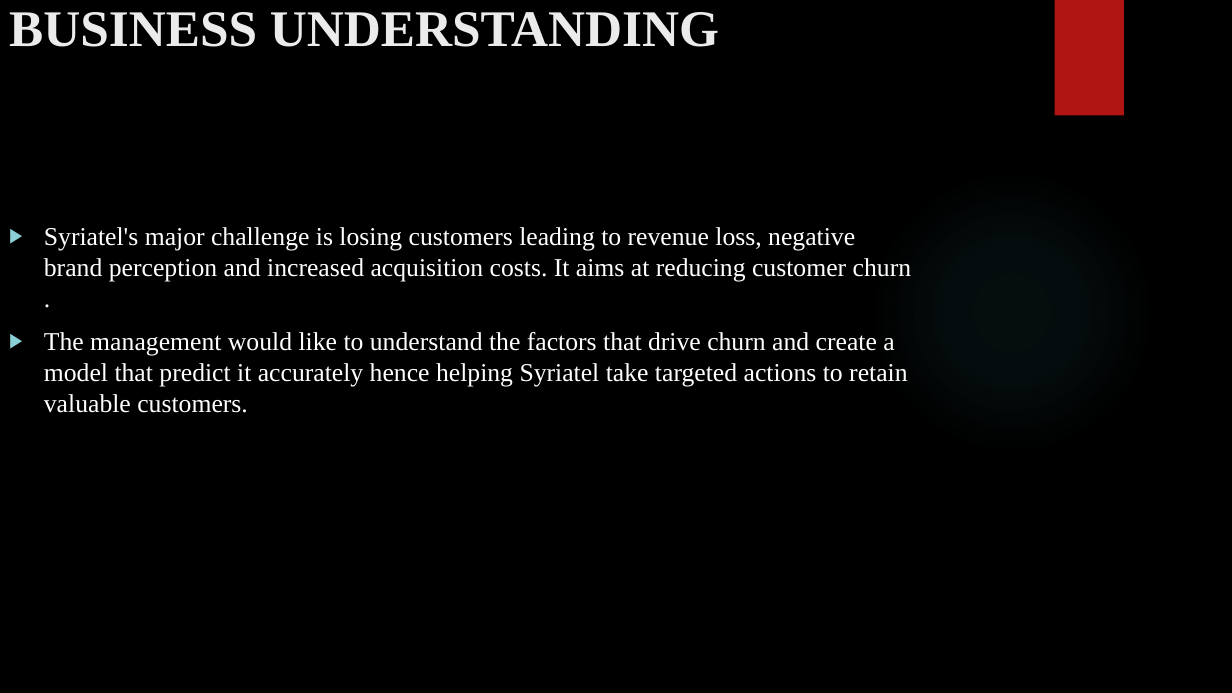
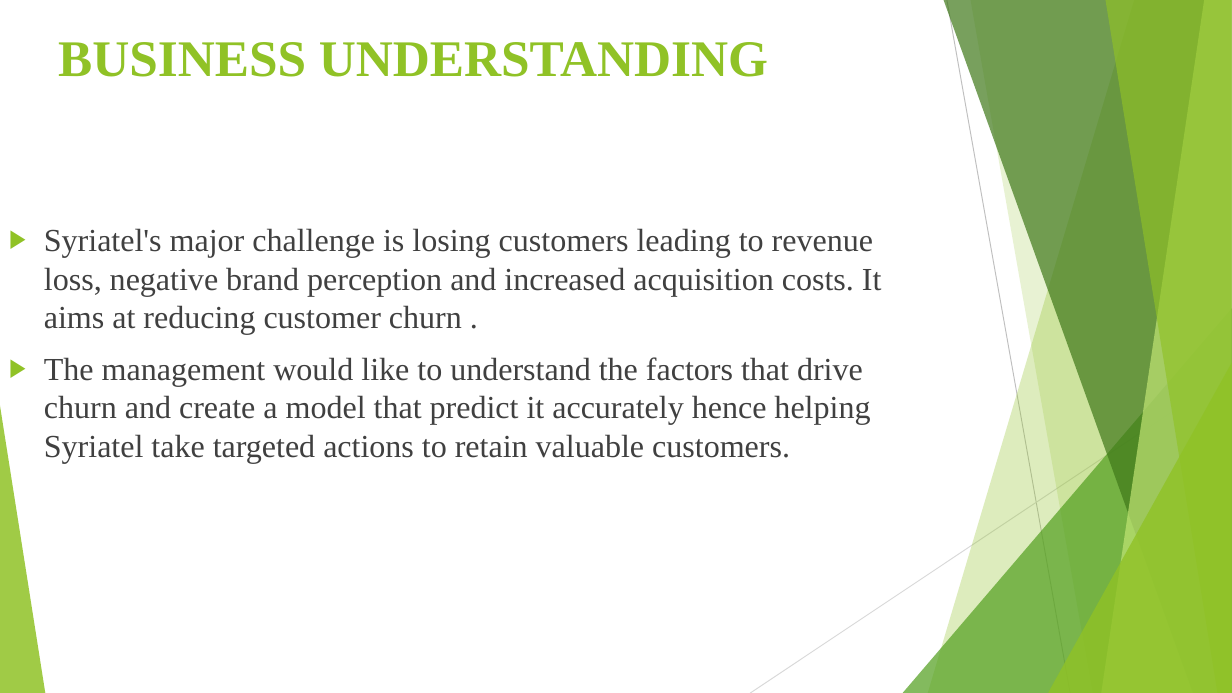
Before and after one commit to Kosilei-web/Phase_3-project, a slide deck: slide 3 of Syriatel churn Presentation.pptx. Drawn at 1232x693 pixels with LibreOffice and Linux fonts; fonts in the diff are those of the drawing; background and template pictures are left out. Boxes give left, top, right and bottom in pixels: in the first picture for what was removed or moved away, otherwise in the second. Text is boxed around its words. In the diff, an @@ line names an element or a change of style, - is before the commit and + after.

```diff
--- a/Syriatel churn Presentation.pptx
+++ b/Syriatel churn Presentation.pptx
@@ background picture (left out) to #FFFFFF @@
@@ title "BUSINESS UNDERSTANDING": place and size @@
-title "BUSINESS UNDERSTANDING" at [9, 12, 719, 47]
+title "BUSINESS UNDERSTANDING" at [58, 42, 768, 77]
@@ title "BUSINESS UNDERSTANDING" at [58, 42, 768, 77]: text colour #EBEBEB to #90C226 @@
@@ rectangle removed at [1055, 0, 1124, 116] @@
@@ ellipse removed at [870, 169, 1154, 454] @@
@@ subtitle "Syriatel's major challenge is losing ..." at [44, 228, 882, 464]: size 20 to 25 pt, text colour #FFFFFF to #404040; bullet colour #8AD0D6 to #90C226 @@
@@ group added at [0, 0, 1232, 693]: 5 freeform shapes, 3 triangles, 2 lines @@
```
Also in this commit, not shown: 13 other slides changed.
